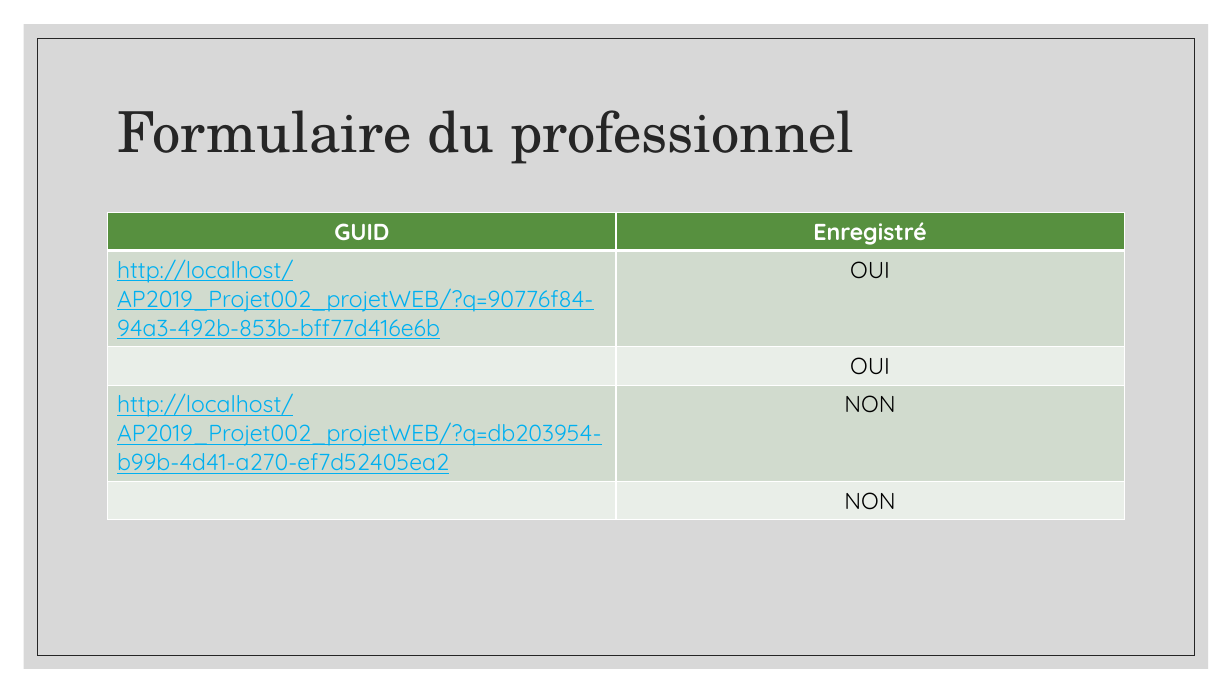
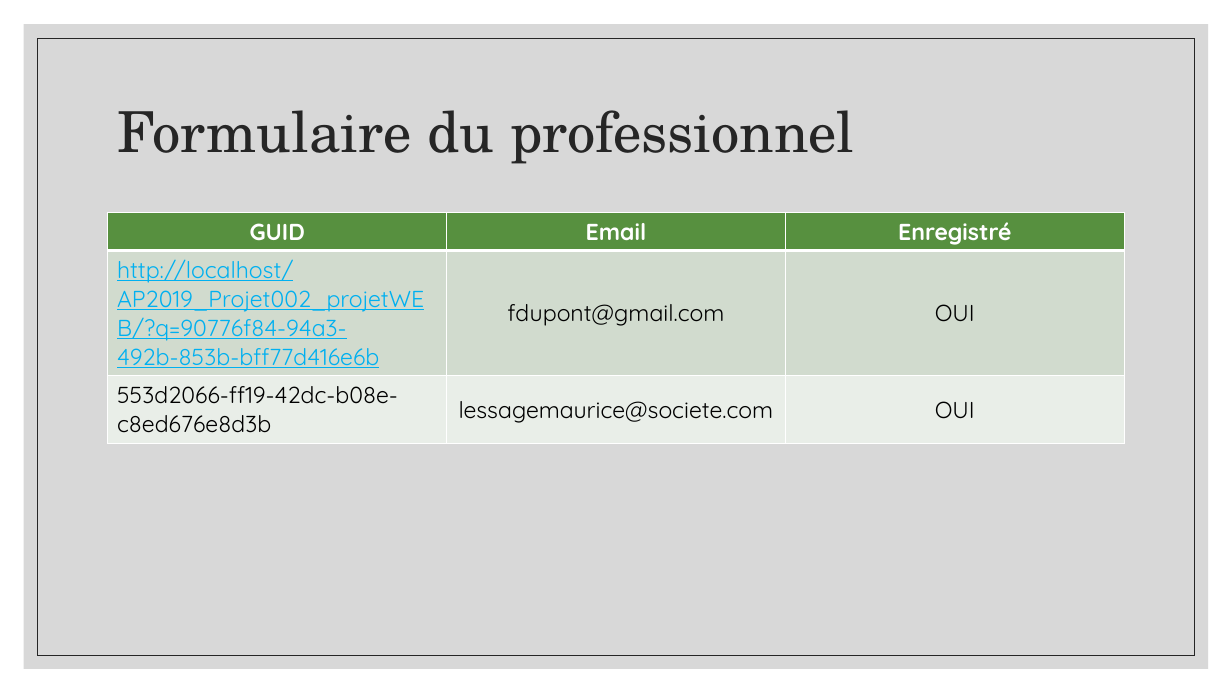
Before and after one commit to Tinquen59/AP2019_Projet002_projetWEB, a slide deck: slide 19 of plus/Formulaire_Connectlife.pptx (slide 11 before the commit). Drawn at 1232x693 pixels with LibreOffice and Linux fonts; fonts in the diff are those of the drawing; background and template pictures are left out. Boxes give left, top, right and bottom in pixels: in the first picture for what was removed or moved away, otherwise in the second. Text is boxed around its words. In the diff, an @@ line names an element or a change of style, - is before the commit and + after.

```diff
--- a/plus/Formulaire_Connectlife.pptx
+++ b/plus/Formulaire_Connectlife.pptx
@@ table at (108,213,1126,437) @@
-GUID | Enregistré
-http://localhost/AP2019_Projet002_projetWEB/?q=90776f84-94a3-492b-853b-bff77d416e6b | OUI
- | OUI
-http://localhost/AP2019_Projet002_projetWEB/?q=db203954-b99b-4d41-a270-ef7d52405ea2 | NON
- | NON
+GUID | Email | Enregistré
+http://localhost/AP2019_Projet002_projetWEB/?q=90776f84-94a3-492b-853b-bff77d416e6b | fdupont@gmail.com | OUI
+553d2066-ff19-42dc-b08e-c8ed676e8d3b | lessagemaurice@societe.com | OUI
```
Also in this commit, not shown: 5 other slides changed, 11 slides added, 2 slides removed, 1 other file.
